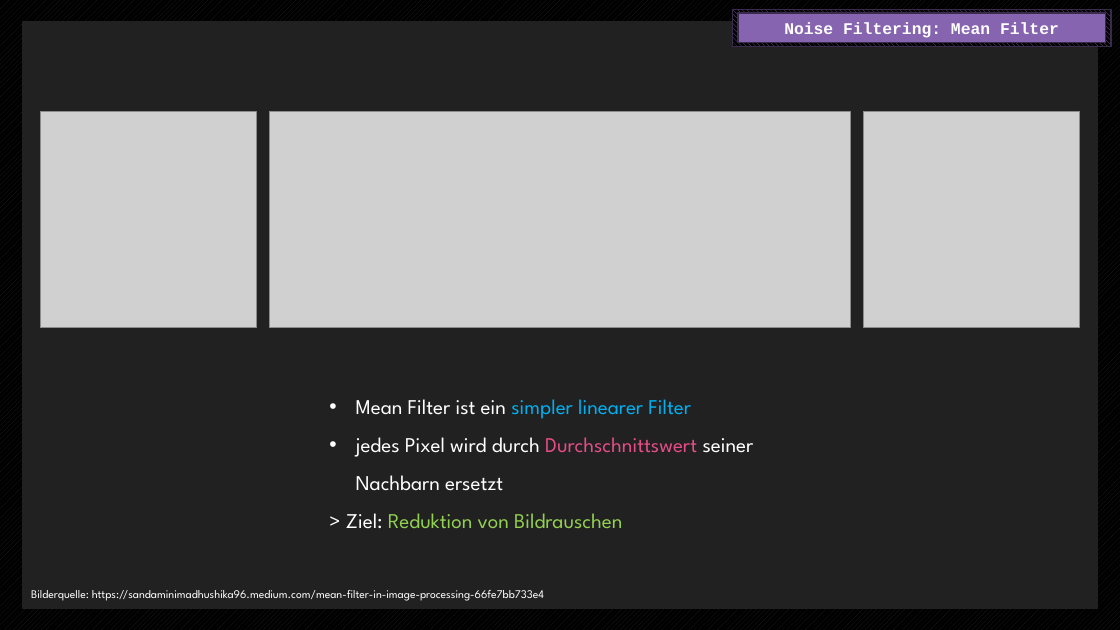
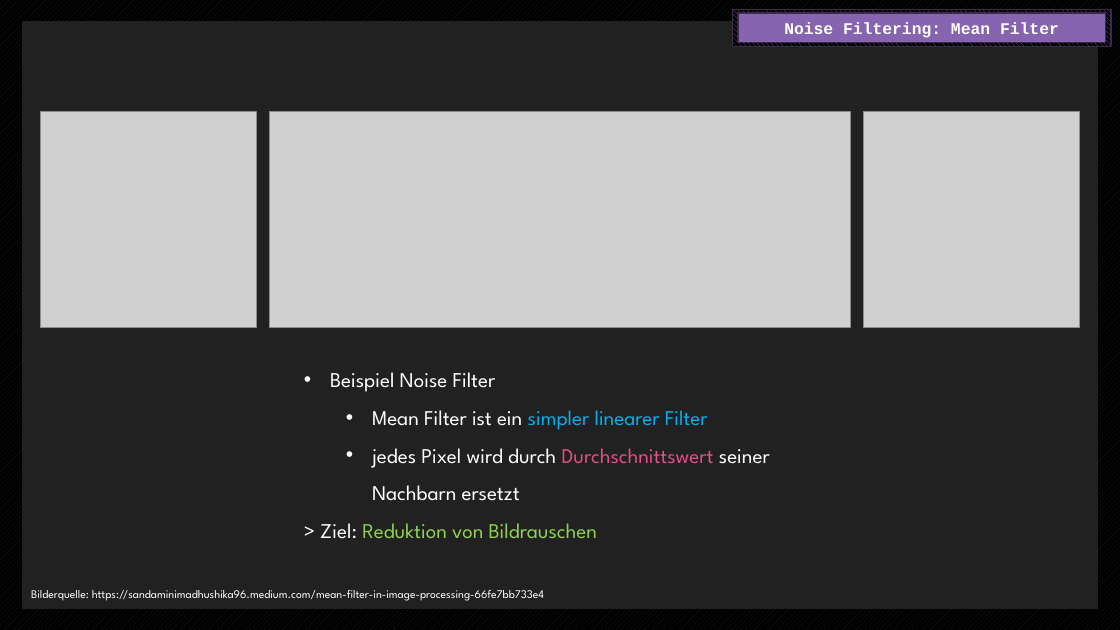
Before and after one commit to endorivium/informational-mastery, a slide deck: slide 2 of STI/CellularAutomata/3_presentation/Zwischenstand.pptx. Drawn at 1120x630 pixels with LibreOffice and Linux fonts; fonts in the diff are those of the drawing; grey boxes stand for pictures. Boxes give left, top, right and bottom in pixels: in the first picture for what was removed or moved away, otherwise in the second. Text is boxed around its words. In the diff, an @@ line names an element or a change of style, - is before the commit and + after.

```diff
--- a/STI/CellularAutomata/3_presentation/Zwischenstand.pptx
+++ b/STI/CellularAutomata/3_presentation/Zwischenstand.pptx
@@ text "Beispiel Noise Filter": place and size @@
-text "Beispiel Noise Filter" at (346, 399, 754, 529)
+text "Beispiel Noise Filter" at (320, 372, 770, 539)
@@ text at (330, 372, 496, 392): paragraph added @@
+• Beispiel Noise Filter
@@ text at (372, 410, 770, 501): list level 1 to 2 in "Mean Filter ist ein simpler ..."; list level 1 to 2 in "jedes Pixel wird durch Durchschnittswert ..." @@
```
Also in this commit, not shown: 2 other slides changed, 1 slide added, 3 other files.
